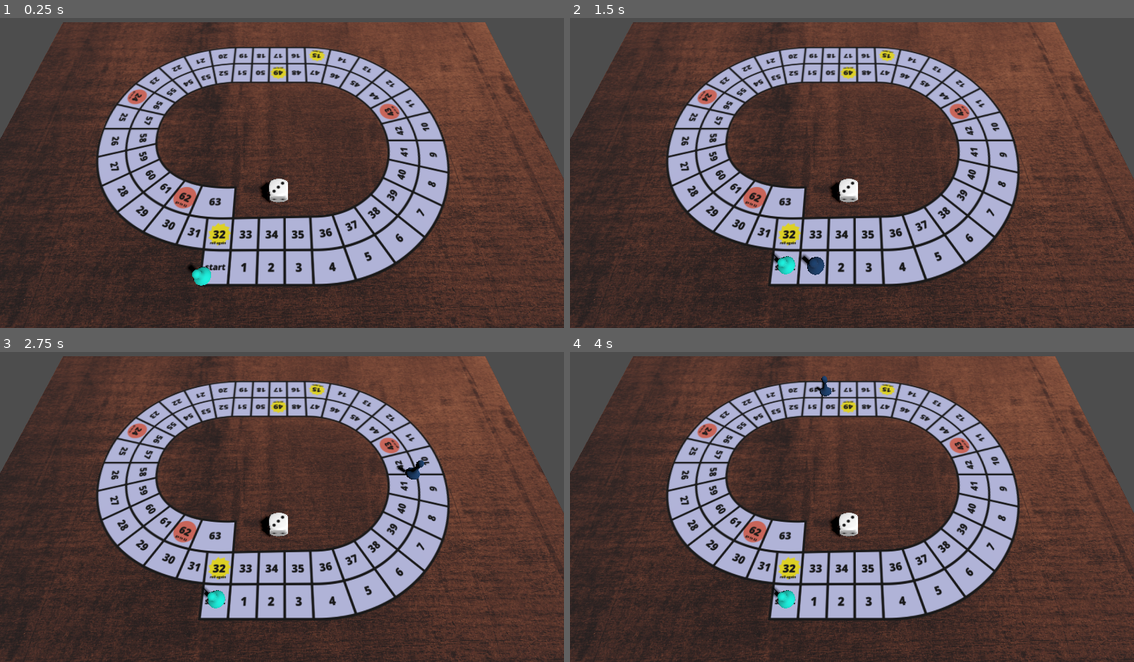
Above: before the commit, frames 1-4 (two rows, left to right).
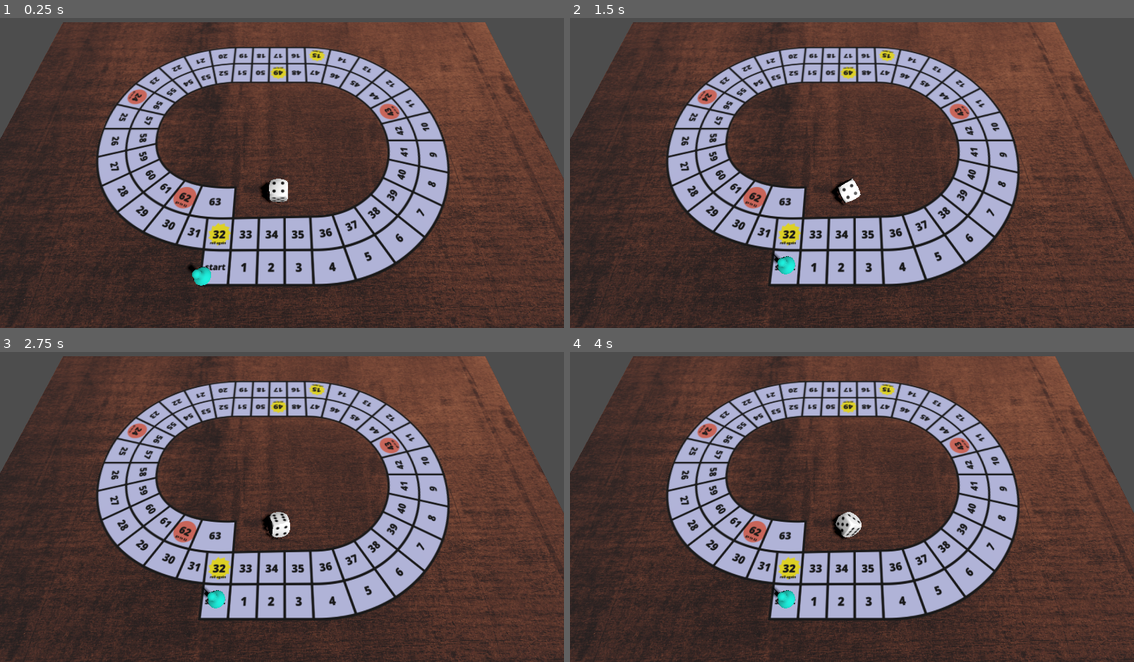
Above: after the commit, the same moments.

Repository: JosePedroDias/godot-game-of-goose
Game: Godot game, scene res://Scenes/play_scene.tscn
Two runs of this game, one before a commit and one after it. Both use one fixed random seed, a clock stepped at 60 frames per second and the inputs below.
Inputs:
- Up to frame 1 (0.25 s): no input
- Up to frame 2 (1.5 s): tap Enter at 0.5 s; tap 1 at 0.6 s; tap 2 at 0.8, 1.35 s
- Up to frame 3 (2.75 s): tap 3 at 1.55, 2.1 s; tap 4 at 2.3 s
- Up to frame 4 (4 s): tap 4 at 2.85 s; tap 5 at 3.05, 3.6 s; tap 6 at 3.8 s

The runs differ from the first frame. In frame 1, less than 0.1% of the frame differs, in the area x 47-52%, y 51-60%; in frame 2, 0.4%, in the area x 39-52%, y 51-83%; in frame 3, 0.4%; in frame 4, 0.3%.

Commit message:
rotate the die programatically

Diff:
--- a/Scenes/play_scene.tscn
+++ b/Scenes/play_scene.tscn
@@ -15,6 +15,7 @@
 
 [node name="die" type="MeshInstance3D" parent="."]
 transform = Transform3D(0.25, 0, 0, 0, 0.25, 0, 0, 0, 0.25, 0.209041, 0.252966, 1.71272)
+rotation_edit_mode = 1
 mesh = ExtResource("1_o5irr")
 
 [node name="piece" type="MeshInstance3D" parent="."]
@@ -50,4 +51,5 @@
 shaded = true
 texture = ExtResource("4_xp1ri")
 
-[node name="CellPositions" parent="." instance=ExtResource("5_xryfj")]
+[node name="CellPositions" parent="." node_paths=PackedStringArray("die") instance=ExtResource("5_xryfj")]
+die = NodePath("../die")
--- a/Scripts/cell_positions.gd
+++ b/Scripts/cell_positions.gd
@@ -2,17 +2,31 @@
 
 class_name CellPositions
 
+@export var die: MeshInstance3D
 var children_positions: Array[Node3D] = []
+
+var die_quats: Array[Quaternion] = []
 
 signal animation_finished
 
-var anim_duration = 0.4 #0.7
+var move_piece_duration = 0.4 #0.7
+var roll_die_step_duration = 0.5
+
+const RAD_90 = 0.5 * PI
+const RAD_180 = PI
 
 func _ready():
 	var children = get_children()
 	for n:Node in children:
 		if n.name != 'board':
 			children_positions.push_back(n)
+
+	die_quats.push_back( Quaternion(Vector3(0.0, 0.0, 1.0), RAD_90).normalized() ) #0 (1) OK
+	die_quats.push_back( Quaternion(Vector3(1.0, 0.0, 0.0), -RAD_90).normalized() ) #1 (2) OK
+	die_quats.push_back( Quaternion().normalized() ) #2 (3) OK
+	die_quats.push_back( Quaternion(Vector3(1.0, 0.0, 0.0), RAD_180).normalized() ) #3 (4) OK
+	die_quats.push_back( Quaternion(Vector3(1.0, 0.0, 0.0), RAD_90).normalized() ) #4 (5) OK
+	die_quats.push_back( Quaternion(Vector3(0.0, 0.0, 1.0), -RAD_90).normalized() ) #5 (6) OK
 
 func get_nth_marker(cell_nr: int) -> Node3D:
 	var is_valid = cell_nr >= 0 && cell_nr < children_positions.size()
@@ -21,13 +35,35 @@
 		cell_nr = 0
 	return children_positions[cell_nr]
 
-func animate_to_position(piece: Node3D, cell_nr: int):
+func animate_to_position(piece: Node3D, cell_nr: int) -> void:
 	var node = get_nth_marker(cell_nr)
 
 	var pos = node.position
 	var q = node.quaternion
 
 	var tween = get_tree().create_tween().set_trans(Tween.TRANS_CUBIC).set_parallel(true)
-	tween.tween_property(piece, "position", pos, anim_duration)
-	tween.tween_property(piece, "quaternion", q, anim_duration)
+	tween.tween_property(piece, "position", pos, move_piece_duration)
+	tween.tween_property(piece, "quaternion", q, move_piece_duration)
 	tween.chain().tween_callback(func(): animation_finished.emit())
+
+func _random_quaternion() -> Quaternion:
+	var x = randf_range(-1.0, 1.0)
+	var y = randf_range(-1.0, 1.0)
+	var z = randf_range(-1.0, 1.0)
+	var w = randf_range(-1.0, 1.0)
+	return Quaternion(x, y, z, w).normalized()
+
+func _get_face_quaternion(face_no: int) -> Quaternion:
+	if face_no < 1 || face_no > 6:
+		print('wrong face number. expect 1-6')
+		return die.quaternion
+	return die_quats[face_no - 1]
+
+func set_die_face(face_no: int) -> void:
+	die.quaternion = _get_face_quaternion(face_no)
+
+func roll_die(face_no: int) -> void:
+	var tween = get_tree().create_tween().set_trans(Tween.TRANS_SINE)
+	tween.tween_property(die, "quaternion", _random_quaternion(),          roll_die_step_duration)
+	tween.tween_property(die, "quaternion", _random_quaternion(),          roll_die_step_duration)
+	tween.tween_property(die, "quaternion", _get_face_quaternion(face_no), roll_die_step_duration)
--- a/Scripts/play_scene.gd
+++ b/Scripts/play_scene.gd
@@ -9,27 +9,30 @@
 const last_cell_no: int = 63
 
 func _ready():
+	cp.set_die_face(randi_range(1, 6))
 	_create_piece()
 	_create_piece()
 
 func _input(event):
 	if event is InputEventKey:
 		if event.pressed:
-			if event.keycode == KEY_ESCAPE:
-				get_tree().quit()
-			elif event.keycode == KEY_1:
-				cp.animate_to_position(pieces[0], 0)
-			elif event.keycode == KEY_2:
-				traverse_the_board()
+			if event.keycode == KEY_ESCAPE: get_tree().quit()
+			elif event.keycode == KEY_1: cp.roll_die(1)
+			elif event.keycode == KEY_2: cp.roll_die(2)
+			elif event.keycode == KEY_3: cp.roll_die(3)
+			elif event.keycode == KEY_4: cp.roll_die(4)
+			elif event.keycode == KEY_5: cp.roll_die(5)
+			elif event.keycode == KEY_6: cp.roll_die(6)
+			elif event.keycode == KEY_9: traverse_the_board()
 
-func _piece_movement_done():
+func _piece_movement_done() -> void:
 	_traverse_the_board()
 
-func traverse_the_board():
+func traverse_the_board() -> void:
 	cp.animation_finished.connect(_piece_movement_done)
 	_traverse_the_board()
 
-func _traverse_the_board():
+func _traverse_the_board() -> void:
 	if current_cell_no == last_cell_no:
 		cp.animation_finished.disconnect(_piece_movement_done)
 		print("all done")
@@ -38,7 +41,7 @@
 		print("step %d" % current_cell_no)
 		cp.animate_to_position(pieces[0], current_cell_no)
 
-func _create_piece():
+func _create_piece() -> void:
 	var piece: MeshInstance3D = reference_piece.duplicate()
 	add_child(piece)
 
Not shown, changed: README.md
